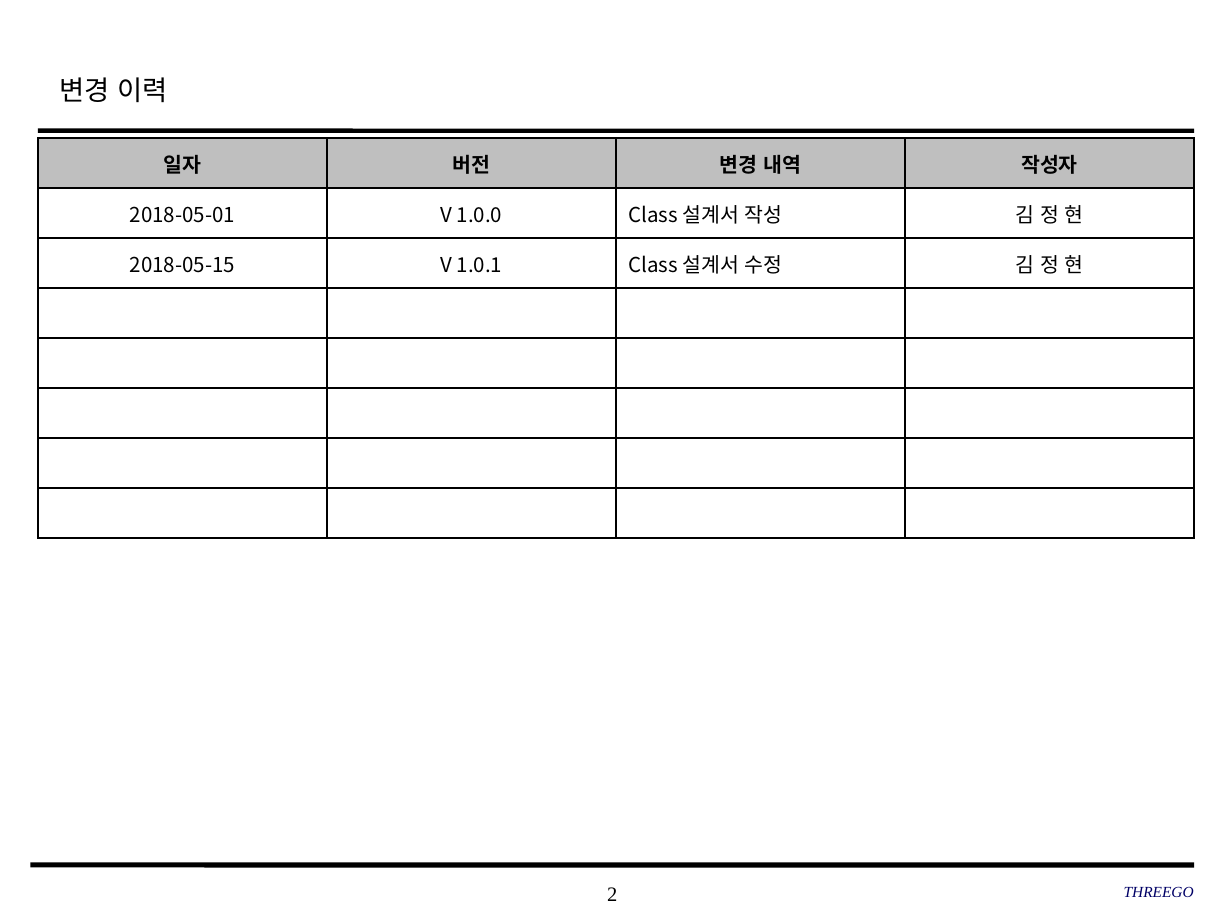
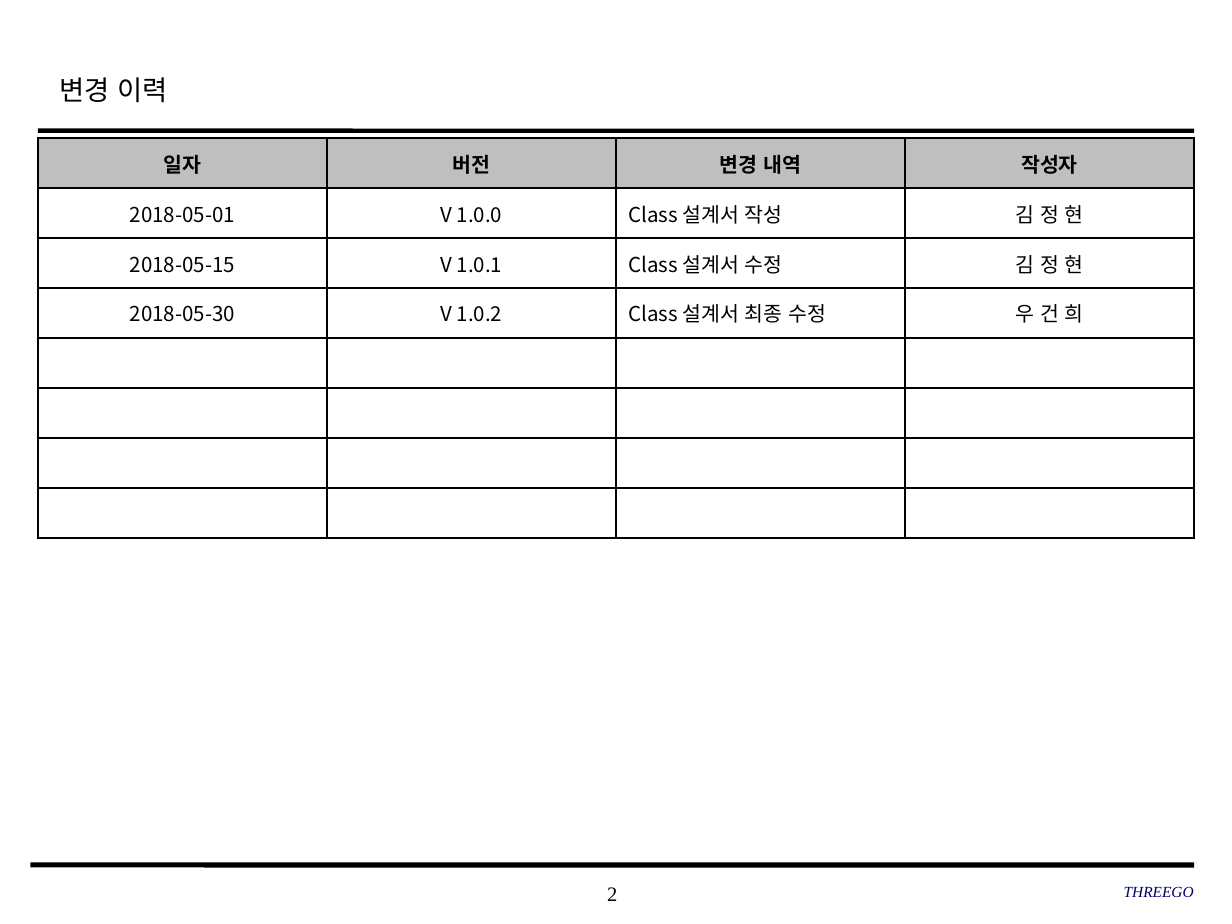
Before and after one commit to SMU-SE-Admin/18-1_3_THREEGO_Doc, a slide deck: slide 2 of 03 설계/Class 설계서_3조_THREEGO.pptx. Drawn at 1232x924 pixels with LibreOffice and Linux fonts; fonts in the diff are those of the drawing; background and template pictures are left out. Boxes give left, top, right and bottom in pixels: in the first picture for what was removed or moved away, otherwise in the second. Text is boxed around its words. In the diff, an @@ line names an element or a change of style, - is before the commit and + after.

Commit message:
#1109 Class 설계서 최종본 업로드
Class 설계서 최종본 업로드

```diff
--- a/03 설계/Class 설계서_3조_THREEGO.pptx
+++ b/03 설계/Class 설계서_3조_THREEGO.pptx
@@ table at [38, 138, 1196, 537] @@
+row 4: 2018-05-30 | V 1.0.2 | Class 설계서 최종 수정 | 우 건 희
-row 8:  |  |  | 
```
Also in this commit, not shown: 1 other slide changed.
